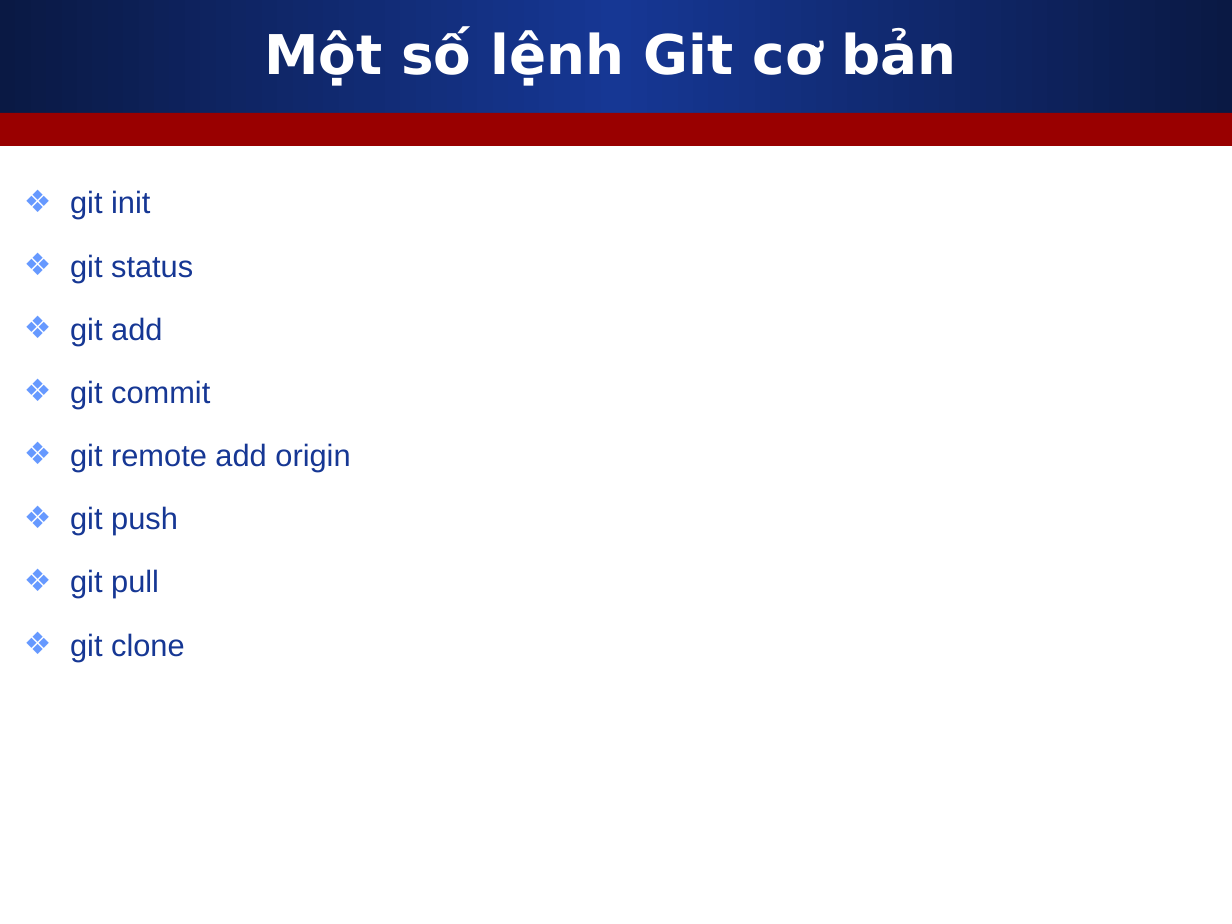
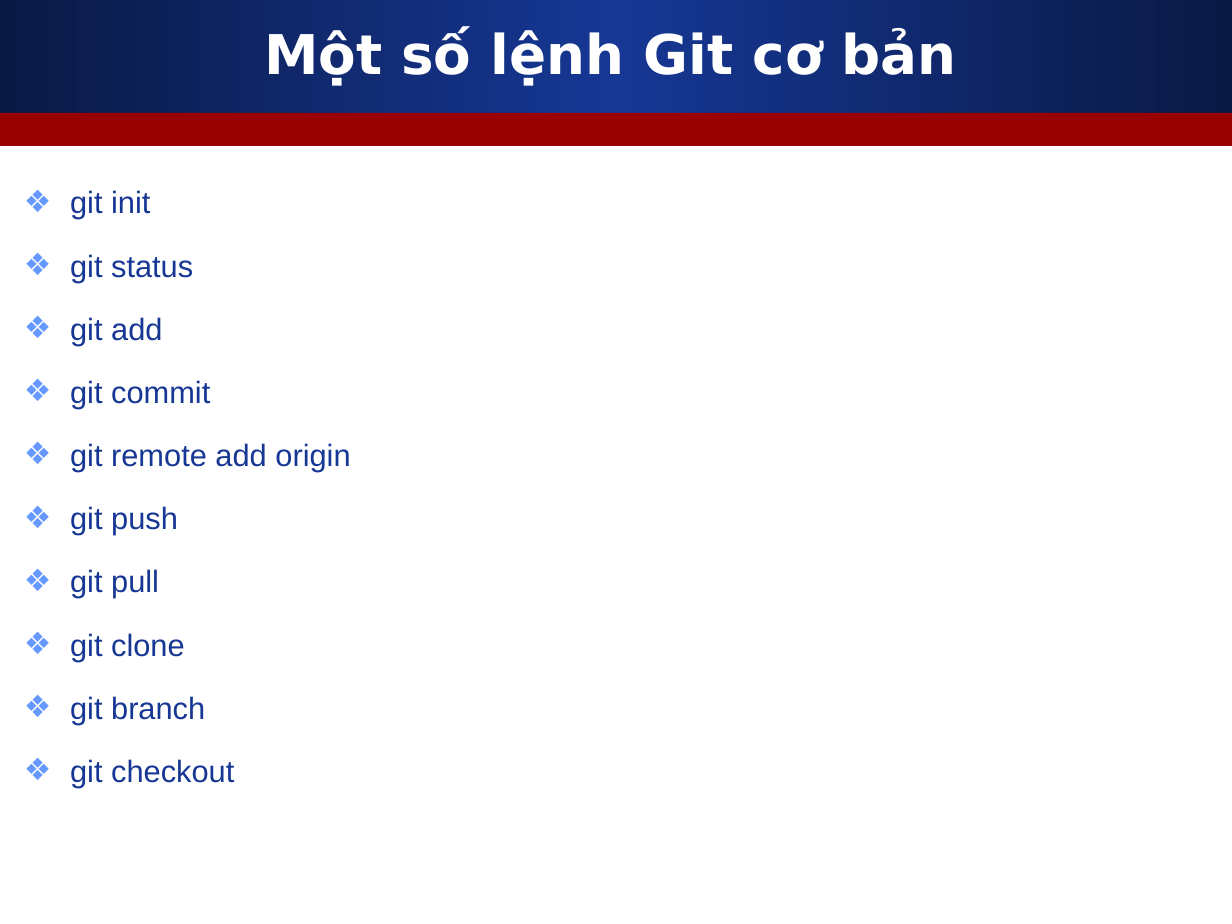
Before and after one commit to nguyenvietmanhit/php1220e2, a slide deck: slide 5 of Day01_Software_Setup_And_Git_And_HTML/Slides/2_Git.ppt. Drawn at 1232x924 pixels with LibreOffice and Linux fonts; fonts in the diff are those of the drawing. Boxes give left, top, right and bottom in pixels: in the first picture for what was removed or moved away, otherwise in the second. Text is boxed around its words. In the diff, an @@ line names an element or a change of style, - is before the commit and + after.

```diff
--- a/Day01_Software_Setup_And_Git_And_HTML/Slides/2_Git.ppt
+++ b/Day01_Software_Setup_And_Git_And_HTML/Slides/2_Git.ppt
@@ text at [70, 696, 234, 787]: paragraphs added @@
+❖ git branch
+❖ git checkout
```
Also in this commit, not shown: 2 other files.
